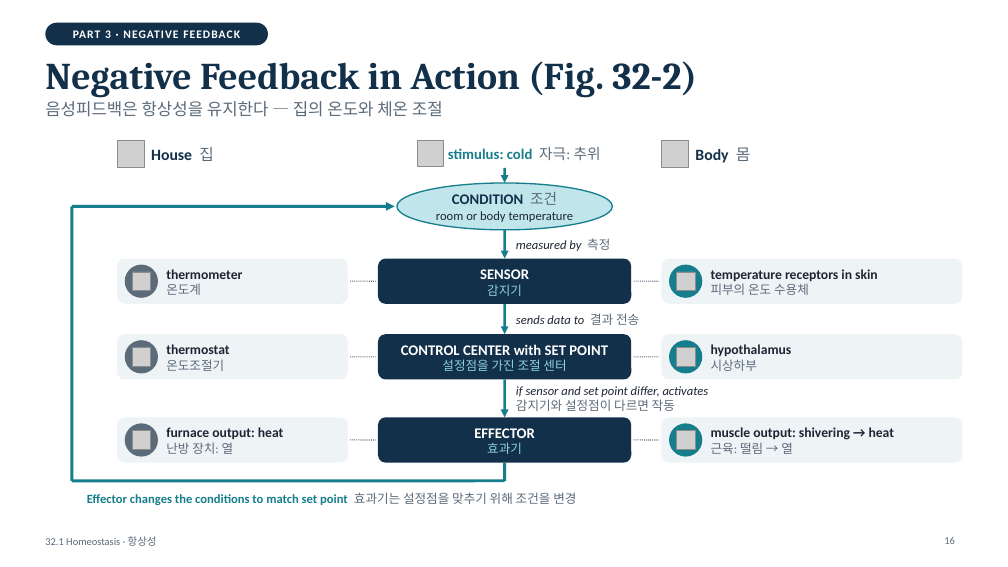
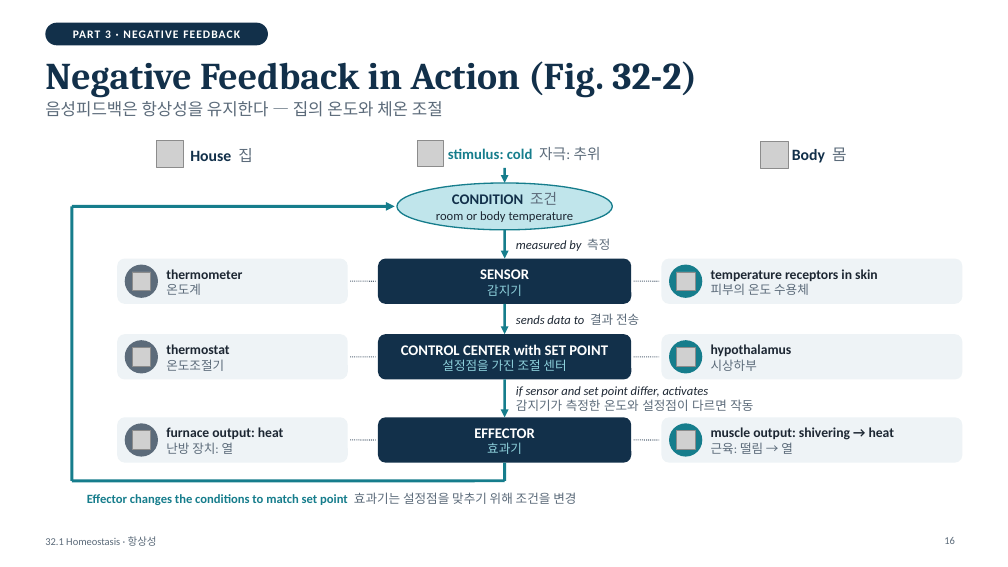
Before and after one commit to coula0908/biology, a slide deck: slide 16 of 32.1_homeostasis/32.1_Homeostasis.pptx. Drawn at 1008x567 pixels with LibreOffice and Linux fonts; fonts in the diff are those of the drawing; grey boxes stand for pictures. Boxes give left, top, right and bottom in pixels: in the first picture for what was removed or moved away, otherwise in the second. Text is boxed around its words. In the diff, an @@ line names an element or a change of style, - is before the commit and + after.

```diff
--- a/32.1_homeostasis/32.1_Homeostasis.pptx
+++ b/32.1_homeostasis/32.1_Homeostasis.pptx
@@ picture: place and size @@
-picture at box(117, 141, 144, 168)
+picture at box(157, 141, 184, 168)
@@ text "House 집": place and size @@
-text "House 집" at box(151, 147, 213, 161)
+text "House 집" at box(190, 148, 252, 162)
@@ picture: place and size @@
-picture at box(662, 141, 689, 168)
+picture at box(761, 141, 788, 169)
@@ text "Body 몸": place and size @@
-text "Body 몸" at box(695, 147, 750, 163)
+text "Body 몸" at box(792, 147, 846, 163)
@@ text at box(516, 399, 753, 411): text changed @@
-감지기와 설정점이 다르면 작동
+감지기가 측정한 온도와 설정점이 다르면 작동
```
Also in this commit, not shown: 1 other slide changed, 7 other files.
